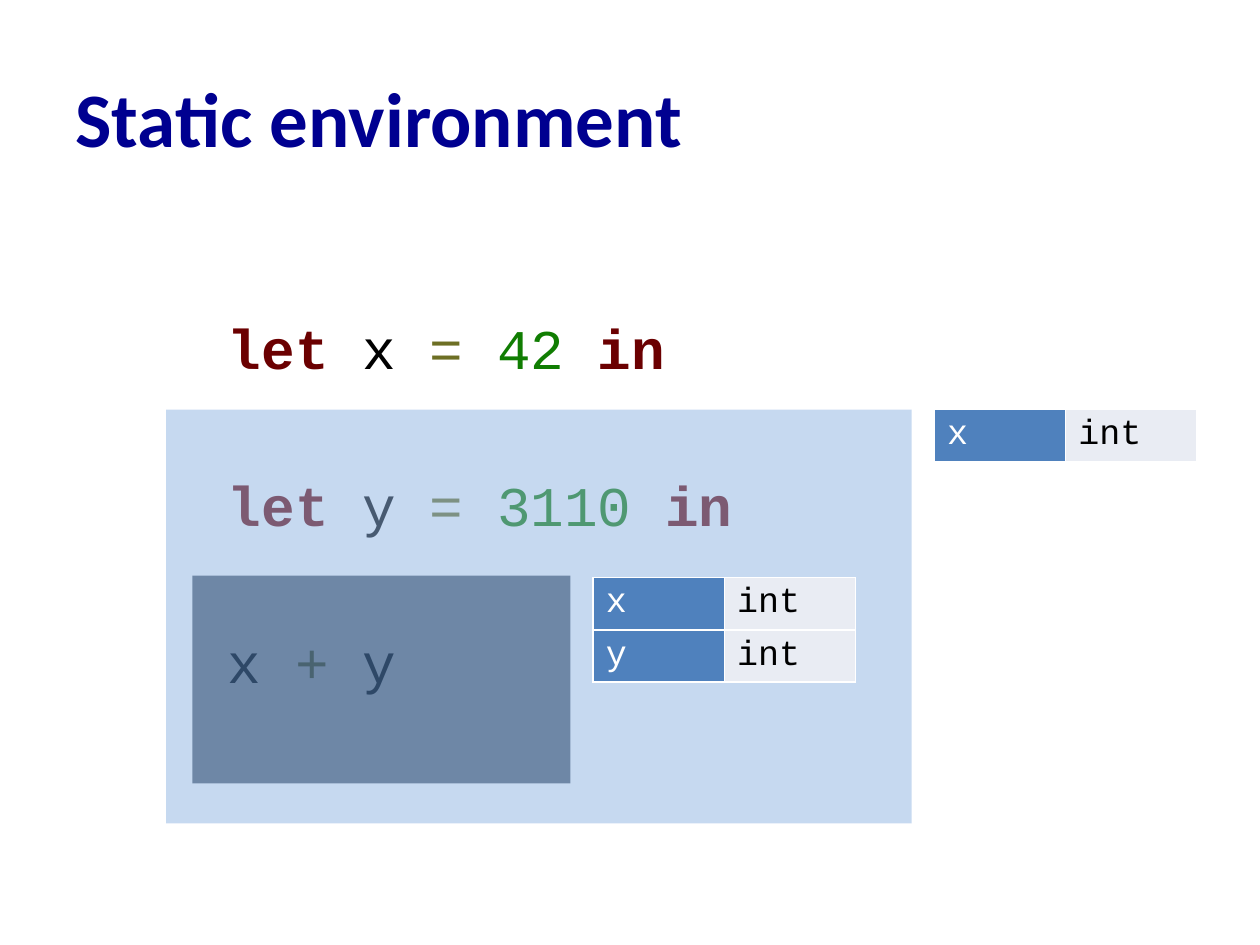
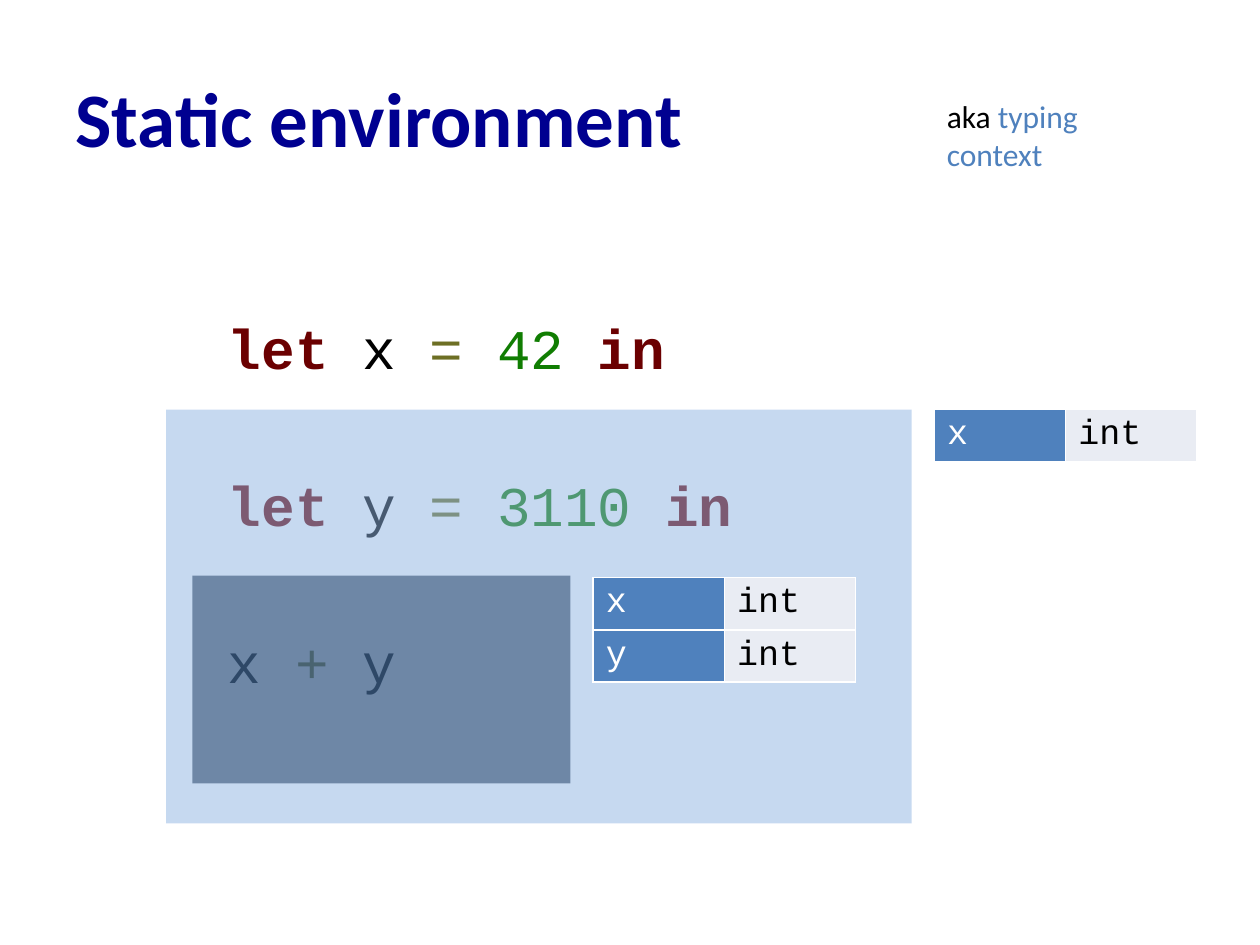
Before and after one commit to cs3110/materials-2019fa, a slide deck: slide 8 of 19-type-systems/lec.pptx. Drawn at 1260x945 pixels with LibreOffice and Linux fonts; fonts in the diff are those of the drawing. Boxes give left, top, right and bottom in pixels: in the first picture for what was removed or moved away, otherwise in the second. Text is boxed around its words. In the diff, an @@ line names an element or a change of style, - is before the commit and + after.

```diff
--- a/19-type-systems/lec.pptx
+++ b/19-type-systems/lec.pptx
@@ text added at (947, 106, 1078, 166), 18 pt, text #4F81BD @@
+aka typing context
```
Also in this commit, not shown: 4 other slides changed, 1 slide added, 1 other file.
